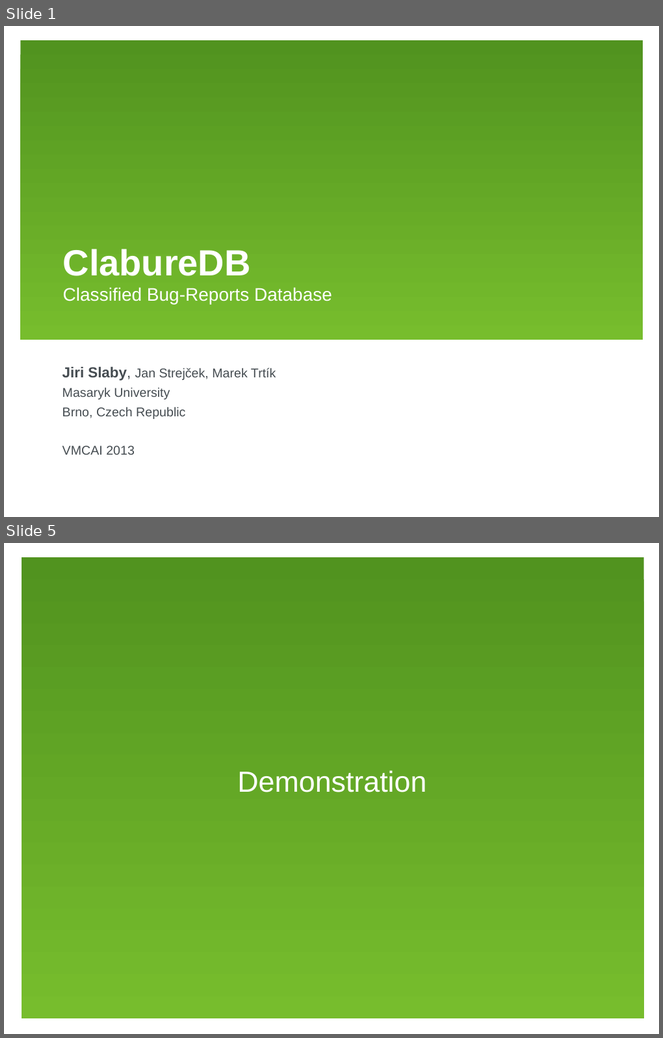
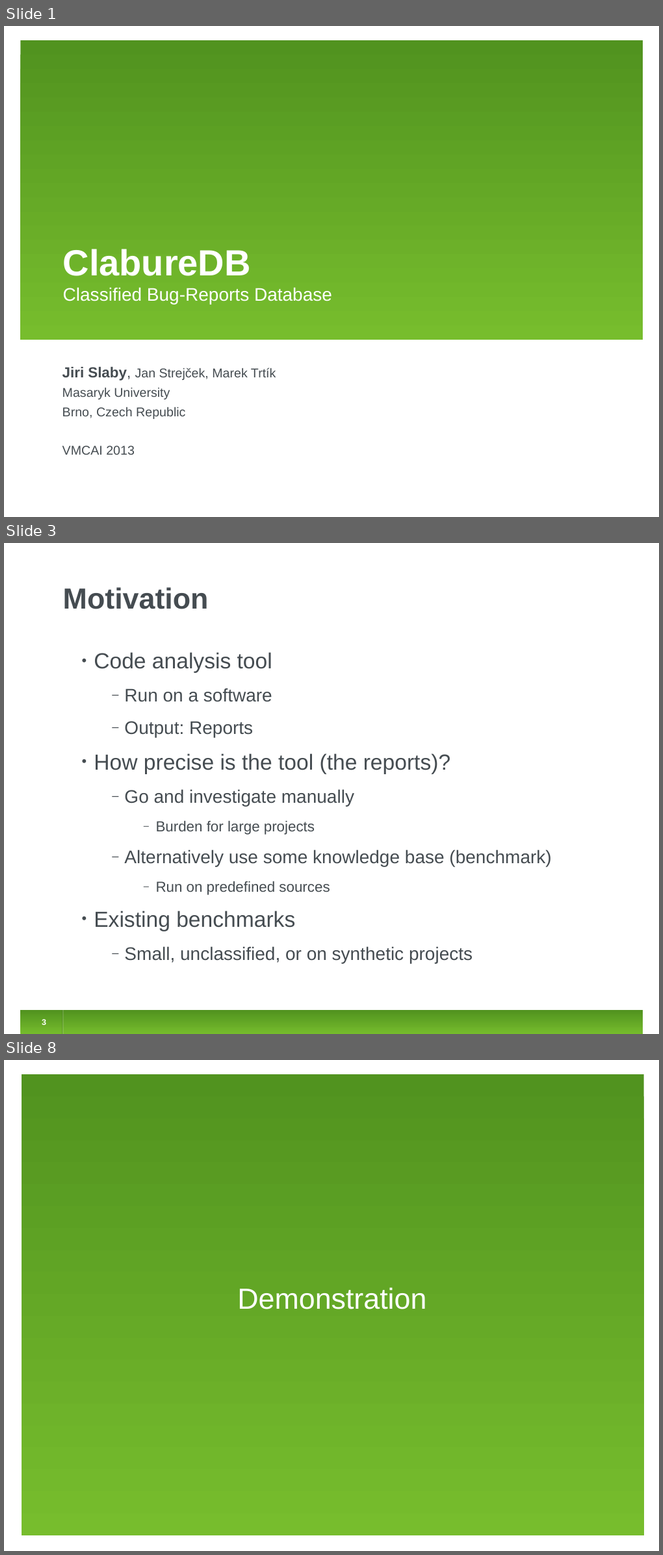
Before and after one commit to jirislaby/writings, a slide deck: presentations/clabure_rome/clabure.odp. Shown one above the other, each under a label of ours: slides 1 and 5 before the commit, slides 1, 3 and 8 after it; the slides between them are not shown. The pictures are 663x1038 and 663x1555 pixels, drawn with LibreOffice and Linux fonts; fonts in the diff are those of the drawing. Boxes give left, top, right and bottom in pixels: in the first picture for what was removed or moved away, otherwise in the second. Text is boxed around its words. In the diff, an @@ line names an element or a change of style, - is before the commit and + after.

```diff
--- a/presentations/clabure_rome/clabure.odp
+++ b/presentations/clabure_rome/clabure.odp
@@ slide 3 added at [4,543,659,1034], background #FFFFFF @@
@@ title added at [63,587,209,609], 32 pt, text #454C51, bold @@
+Motivation
@@ text added at [94,652,551,964], 20 pt, text #454C51 @@
+• Code analysis tool
+  ‒ Run on a software
+  ‒ Output: Reports
+• How precise is the tool (the reports)?
+  ‒ Go and investigate manually
+    ‒ Burden for large projects
+  ‒ Alternatively use some knowledge base (benchmark)
+    ‒ Run on predefined sources
+• Existing benchmarks
+  ‒ Small, unclassified, or on synthetic projects
@@ rectangle added at [20,1011,643,1034], fill gradient #77BD2D to #51931F @@
@@ page number added at [42,1019,46,1025], 9 pt, text #FFFFFF, bold @@
+3
@@ line added from (62, 1011) to (62, 1034), #3F7418 0.74 pt @@
@@ line added from (63, 1011) to (63, 1034), #FFFFFF 0.74 pt @@
@@ what was slide 5 is now slide 8 @@
```
Also in this commit, not shown: 6 slides changed, 2 other slides added, 1 other file.
